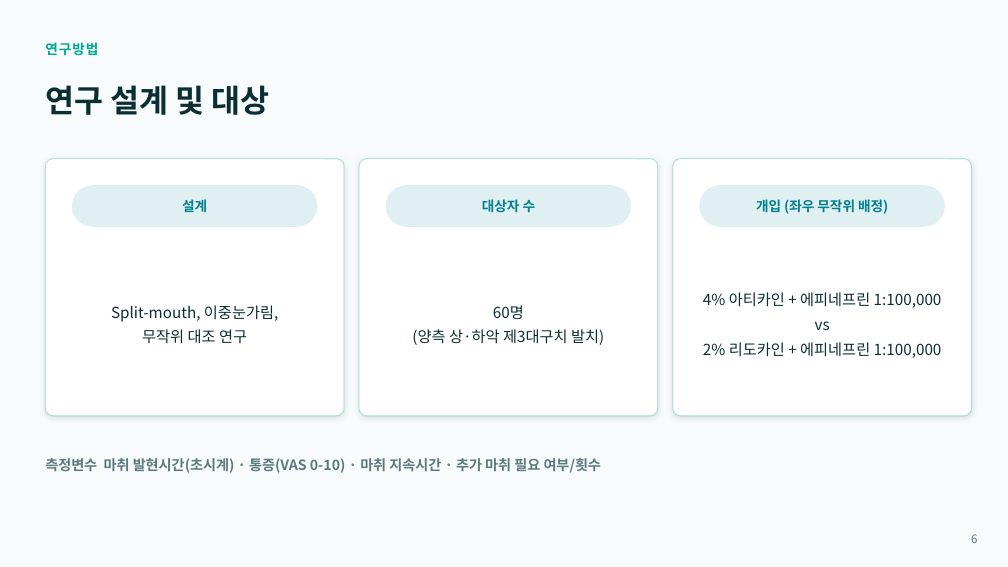
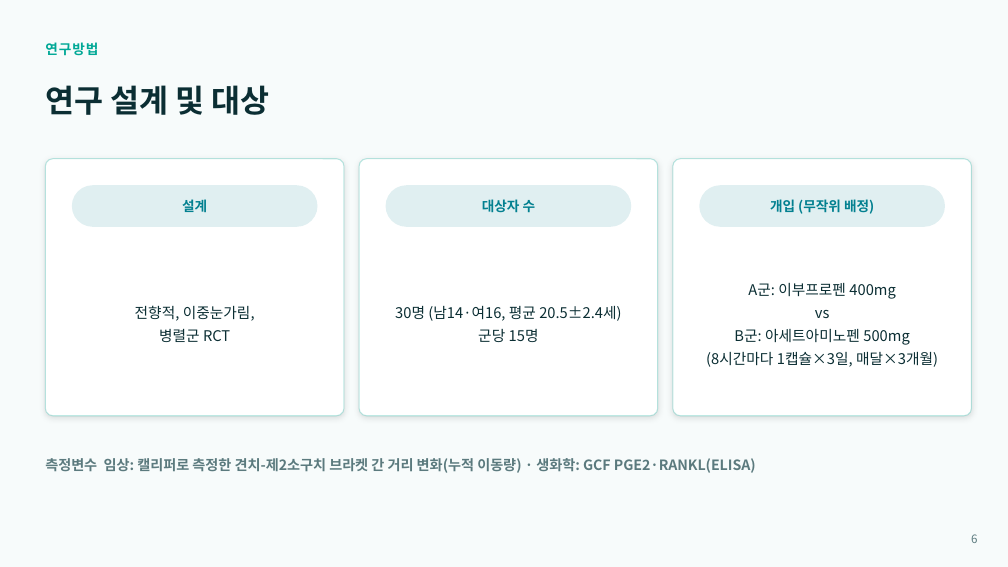
Before and after one commit to yojokem/-, a slide deck: slide 6 of 치과약리학실험2-논문발표/치과약리학실험2_논문발표.pptx. Drawn at 1008x567 pixels with LibreOffice and Linux fonts; fonts in the diff are those of the drawing. Boxes give left, top, right and bottom in pixels: in the first picture for what was removed or moved away, otherwise in the second. Text is boxed around its words. In the diff, an @@ line names an element or a change of style, - is before the commit and + after.

```diff
--- a/치과약리학실험2-논문발표/치과약리학실험2_논문발표.pptx
+++ b/치과약리학실험2-논문발표/치과약리학실험2_논문발표.pptx
@@ text at bbox=[770, 199, 874, 214]: text changed @@
-개입 (좌우 무작위 배정)
+개입 (무작위 배정)
@@ text at bbox=[748, 283, 895, 299]: text changed; size 14.5 to 14 pt @@
-4% 아티카인 + 에피네프린 1:100,000
+A군: 이부프로펜 400mg
@@ text at bbox=[135, 305, 255, 342]: text changed; size 14.5 to 14 pt @@
-Split-mouth, 이중눈가림,
-무작위 대조 연구
+전향적, 이중눈가림,
+병렬군 RCT
@@ text at bbox=[395, 306, 621, 342]: text changed; size 14.5 to 14 pt @@
-60명
-(양측 상·하악 제3대구치 발치)
+30명 (남14·여16, 평균 20.5±2.4세)
+군당 15명
@@ text at bbox=[706, 329, 938, 367]: text changed; size 14.5 to 14 pt @@
-2% 리도카인 + 에피네프린 1:100,000
+B군: 아세트아미노펜 500mg
+(8시간마다 1캡슐×3일, 매달×3개월)
@@ text at bbox=[815, 310, 830, 318]: size 14.5 to 14 pt in "vs"; line spacing 1.35 to 1.3 @@
@@ text at bbox=[45, 458, 756, 473]: text changed @@
-측정변수 마취 발현시간(초시계) · 통증(VAS 0-10) · 마취 지속시간 · 추가 마취 필요 여부/횟수
+측정변수 임상: 캘리퍼로 측정한 견치-제2소구치 브라켓 간 거리 변화(누적 이동량) · 생화학: GCF PGE2·RANKL(ELISA)
```
Also in this commit, not shown: 5 other slides changed, 4 slides added, 4 slides removed.
